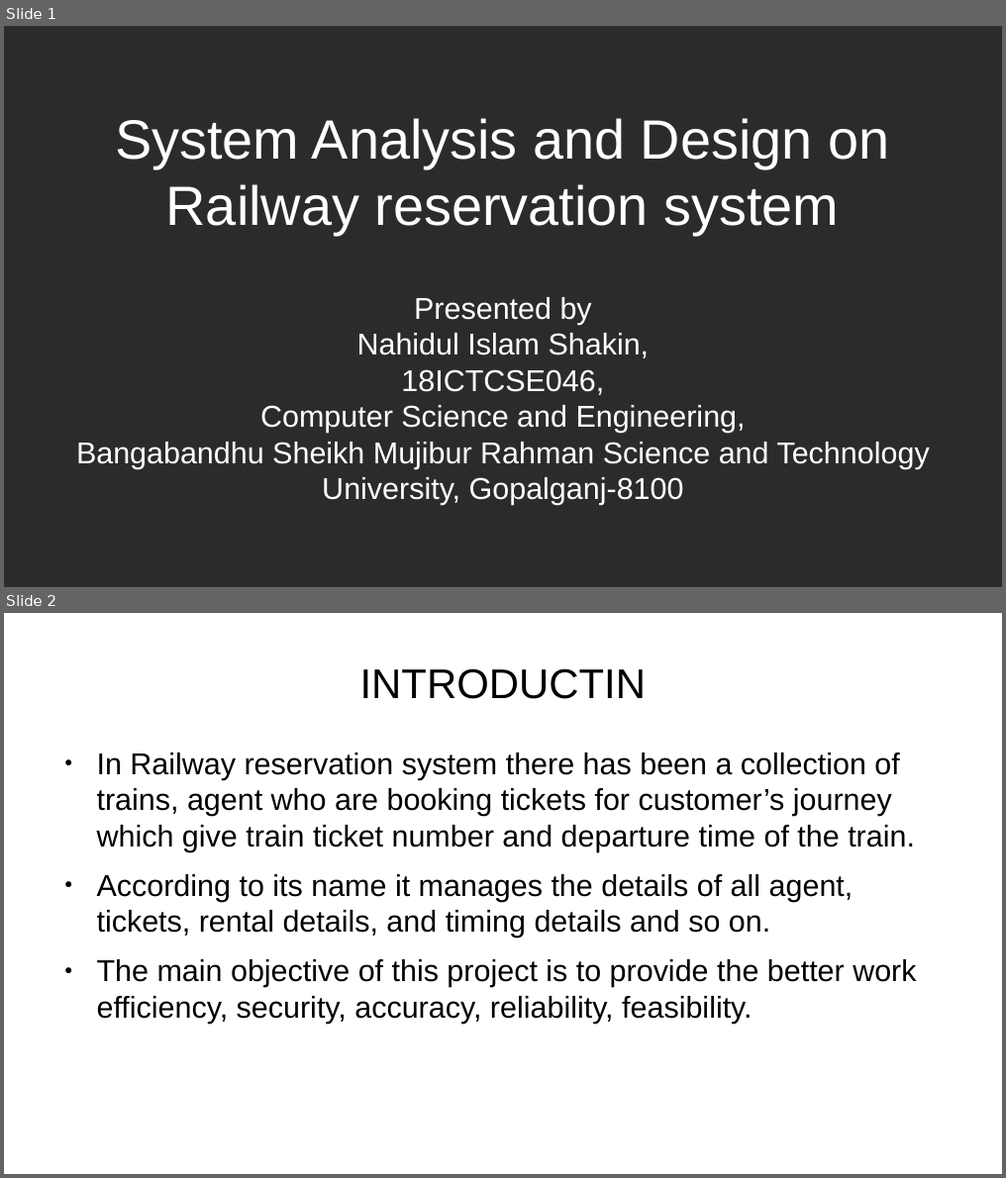
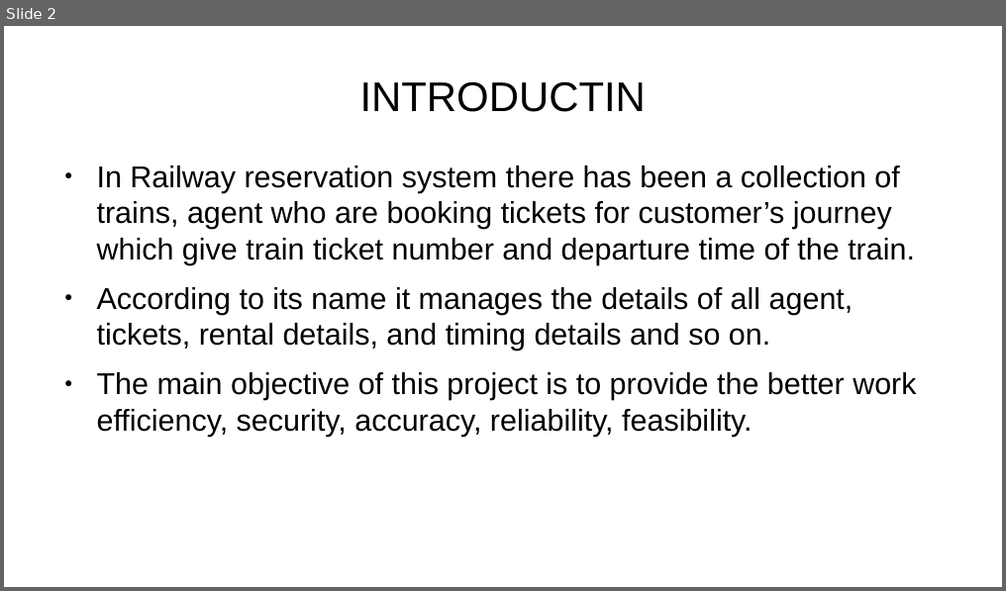
Before and after one commit to nahidulislamshakin/Railway-Reservation-System, a slide deck: Railway Reservatin System.pptx. Shown one above the other, each under a label of ours: slides 1 and 2 before the commit, slide 2 after it. The pictures are 1006x1178 and 1006x591 pixels, drawn with LibreOffice and Linux fonts; fonts in the diff are those of the drawing; background and template pictures are left out; a plain dark background stands for a picture behind light text. Boxes give left, top, right and bottom in pixels: in the first picture for what was removed or moved away, otherwise in the second. Text is boxed around its words. In the diff, an @@ line names an element or a change of style, - is before the commit and + after.

```diff
--- a/Railway Reservatin System.pptx
+++ b/Railway Reservatin System.pptx
@@ slide 1 removed at box(4, 26, 1002, 587), background picture (left out) @@
@@ title removed at box(115, 118, 889, 235) @@
-System Analysis and Design on Railway reservation system
@@ subtitle removed at box(76, 297, 930, 505) @@
-Presented by
-Nahidul Islam Shakin,
-18ICTCSE046,
-Computer Science and Engineering,
-Bangabandhu Sheikh Mujibur Rahman Science and Technology University, Gopalganj-8100
```
Also in this commit, not shown: 3 slides changed, 9 slides added, 4 other slides removed, 1 other file.
